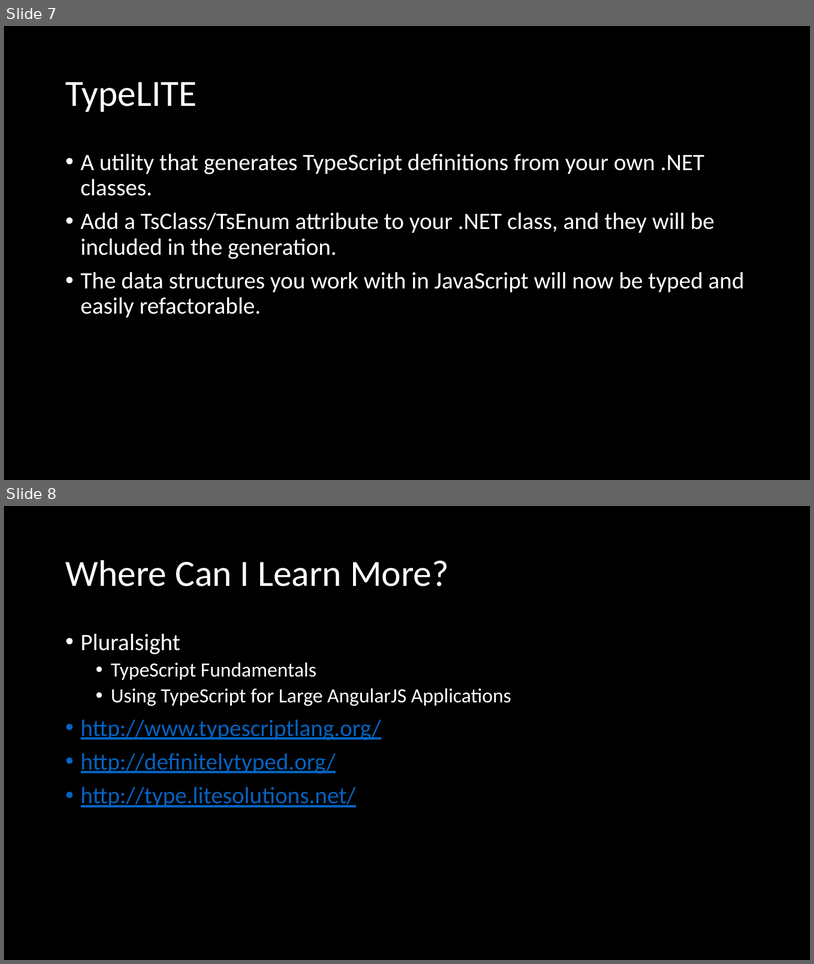
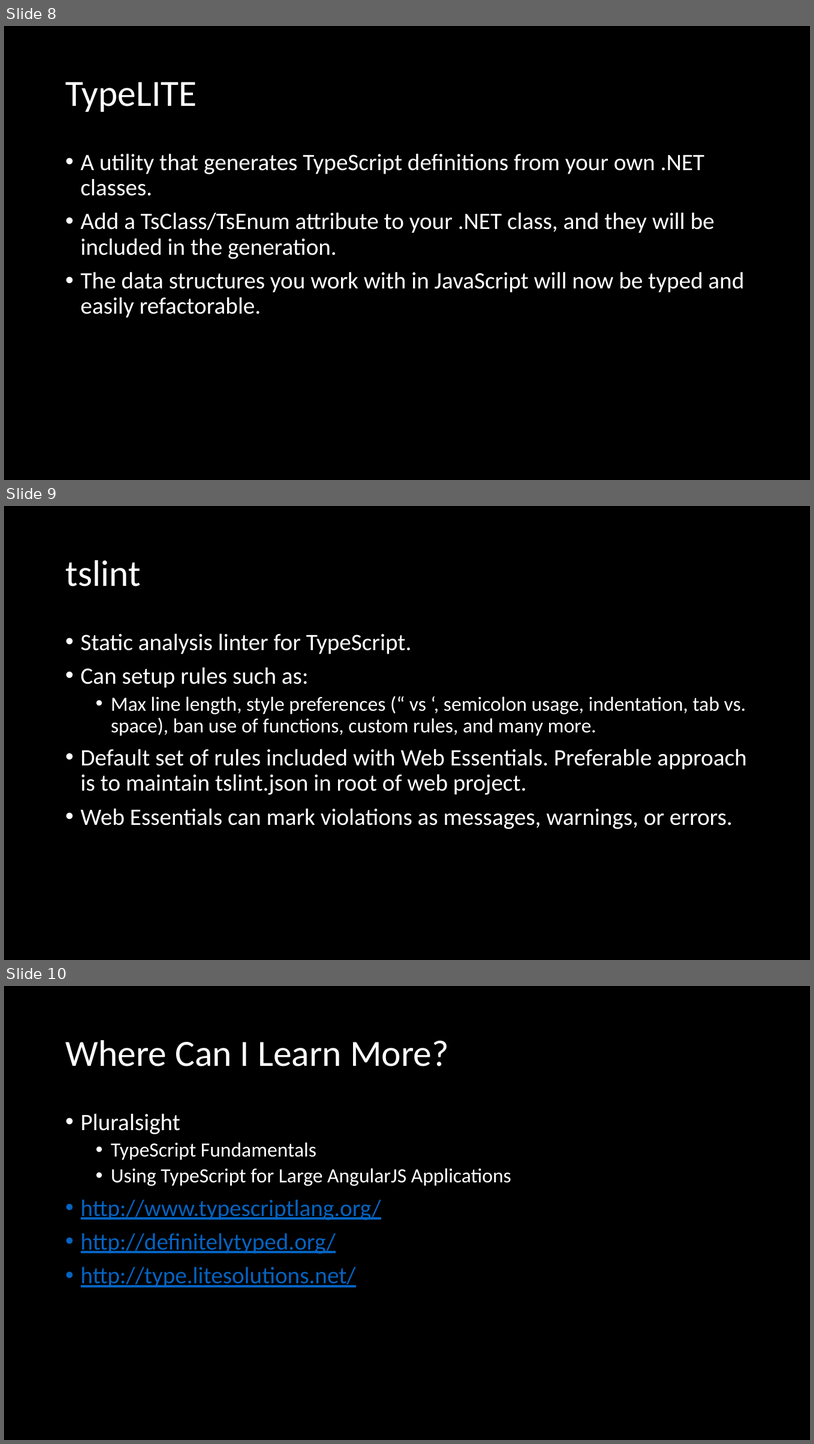
Before and after one commit to mikecole/Presentations, a slide deck: TypeScript for the .NET Developer/CRINETA 20150406/TypeScript for the .NET Developer.pptx. Shown one above the other, each under a label of ours: slides 7 and 8 before the commit, slides 8, 9 and 10 after it. The pictures are 814x964 and 814x1444 pixels, drawn with LibreOffice and Linux fonts; fonts in the diff are those of the drawing. Boxes give left, top, right and bottom in pixels: in the first picture for what was removed or moved away, otherwise in the second. Text is boxed around its words. In the diff, an @@ line names an element or a change of style, - is before the commit and + after.

Commit message:
Added tslint info.

```diff
--- a/TypeScript for the .NET Developer/CRINETA 20150406/TypeScript for the .NET Developer.pptx
+++ b/TypeScript for the .NET Developer/CRINETA 20150406/TypeScript for the .NET Developer.pptx
@@ slide 9 added at (4,506,810,960), background #000000 @@
@@ title added at (65,560,140,586), 44 pt, text #FFFFFF @@
+tslint
@@ text added at (81,633,747,829), 28 pt, text #FFFFFF @@
+• Static analysis linter for TypeScript.
+• Can setup rules such as:
+  • Max line length, style preferences (“ vs ‘, semicolon usage, indentation, tab vs. space), ban use of functions, custom rules, and many more.
+• Default set of rules included with Web Essentials. Preferable approach is to maintain tslint.json in root of web project.
+• Web Essentials can mark violations as messages, warnings, or errors.
@@ what was slide 7 is now slide 8 @@
@@ what was slide 8 is now slide 10 @@
```
Also in this commit, not shown: 3 slides changed, 1 other slide added.
